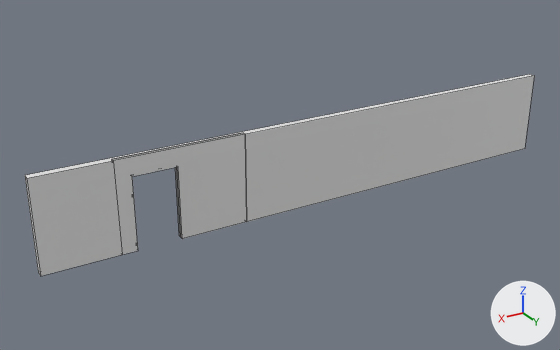
The Blender file Blender/WallWithTwoDoors.blend as it was, and as the next commit left it.
Both versions are drawn from a camera (50 mm lens) standing at (11.33, 16.54, 8.11) and looking at (1.12, -0.47, -0.4). The axes (+X, +Y, +Z) are drawn at lower right. The lights are the same throughout. Mesh edges are drawn as thin lines.

The older version as bpy lines, for what is in view:
```python
me_cube_001 = bpy.data.meshes.new('Cube.001')
me_cube_001.from_pydata(...)  # 24 vertices, 14 faces; spans x -1.0..1.0, y -1.0..1.0, z -1.0..1.0
me_cube_006 = bpy.data.meshes.new('Cube.006')
me_cube_006.from_pydata(...)  # 20 vertices, 12 faces; spans x -1.0..1.0, y -1.0..1.0, z -1.0..1.0
me_cube_006.polygons.foreach_set('use_smooth', [True] * 12)
me_cube_006.materials.append(mat_material_001)  # white #e7e7e7
me_cube_012 = bpy.data.meshes.new('Cube.012')
me_cube_012.from_pydata(...)  # 16 vertices, 10 faces; spans x -1.0..1.0, y -1.0..1.0, z -1.0..1.0
me_cube_012.polygons.foreach_set('use_smooth', [True] * 10)
ob_baseright = bpy.data.objects.new('BaseRight', me_cube_012)
ob_baseright.location = (4.98, 0.0, -0.25)
ob_baseright.rotation_euler = (0.0, 0.0, -3.142)  # degrees (0, 0, -180)
ob_baseright.scale = (0.6, 0.116, 1.0)
ob_baseright.hide_viewport = True
ob_wallbackright = bpy.data.objects.new('WallBackRight', me_cube_006)
ob_wallbackright.location = (4.25, 0.05, 0.0)
ob_wallbackright.rotation_euler = (0.0, 0.0, -3.142)  # degrees (0, 0, -180)
ob_wallbackright.scale = (1.75, 0.05, 1.25)
ob_wallfront = bpy.data.objects.new('WallFront', me_cube_001)
ob_wallfront.location = (0.0, 0.0, 0.0)
ob_wallfront.scale = (8.0, 0.1, 1.25)
```
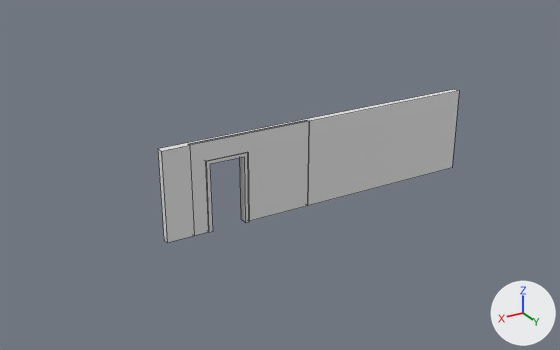
Where the change shows, as pixel boxes (x1, y1, x2, y2) in the pictures (560 x 350 px):
'WallFront', rescaled (41% narrower, 24% shorter)
    before: (25, 74, 534, 276)
    after: (158, 89, 459, 243)
'WallBackRight', moved
    before: (112, 133, 247, 255)
    after: (188, 120, 309, 236)
'BaseRight', now drawn
    after: (206, 152, 249, 232)

The change, as a list of edits to the scene's bpy script:
```text
Change ob_baseright:
    ob_baseright.location: (4.98, 0.0, -0.25) -> (3.03, 0.0, -0.25)
Change ob_wallfront:
    ob_wallfront.scale: (8.0, 0.1, 1.25) -> (4.8, 0.1, 1.25)
Change ob_wallbackright:
    ob_wallbackright.location: (4.25, 0.05, 0.0) -> (2.3, 0.05, 0.0)
```
